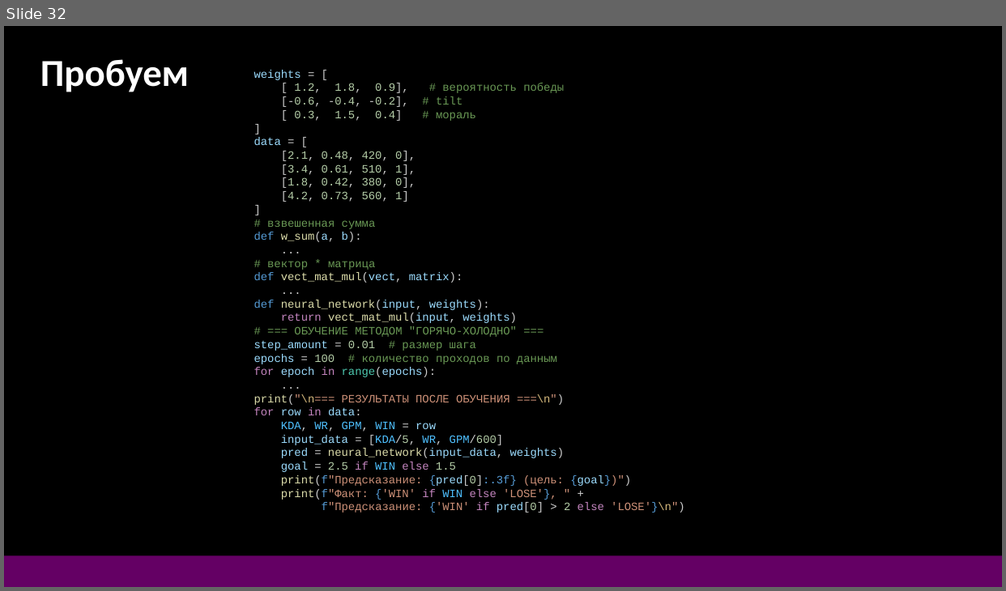
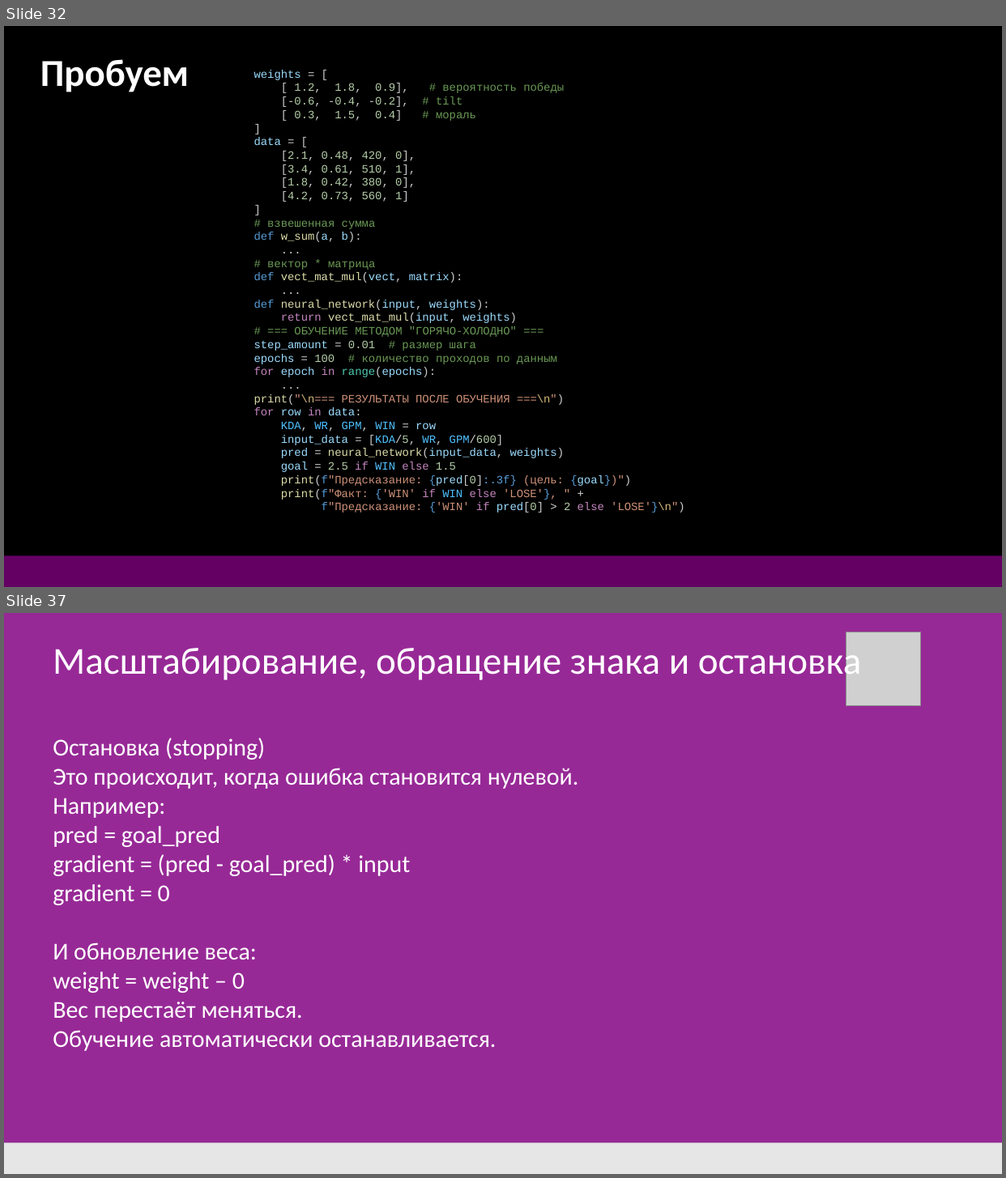
Before and after one commit to DonRobot-all/ML, a slide deck: 1. ML first 28.pptx. Shown one above the other, each under a label of ours: slide 32 before the commit, slides 32 and 37 after it; the slides between them are not shown. The pictures are 1006x591 and 1006x1178 pixels, drawn with LibreOffice and Linux fonts; fonts in the diff are those of the drawing; grey boxes stand for pictures. Boxes give left, top, right and bottom in pixels: in the first picture for what was removed or moved away, otherwise in the second. Text is boxed around its words. In the diff, an @@ line names an element or a change of style, - is before the commit and + after.

```diff
--- a/1. ML first 28.pptx
+++ b/1. ML first 28.pptx
@@ slide 37 added at box(4, 613, 1002, 1174), background #972996 @@
@@ picture added at box(846, 632, 921, 705) @@
@@ text added at box(53, 641, 862, 683), 44 pt, text #FFFFFF @@
+Масштабирование, обращение знака и остановка
@@ text added at box(53, 738, 579, 1051), 28 pt, text #FFFFFF @@
+Остановка (stopping)
+Это происходит, когда ошибка становится нулевой.
+Например:
+pred = goal_pred
+gradient = (pred - goal_pred) * input
+gradient = 0
+И обновление веса:
+weight = weight – 0
+Вес перестаёт меняться.
+Обучение автоматически останавливается.
@@ rectangle added at box(4, 1143, 1002, 1174), fill #E6E6E6 @@
```
Also in this commit, not shown: 5 other slides added, 5 other files.
